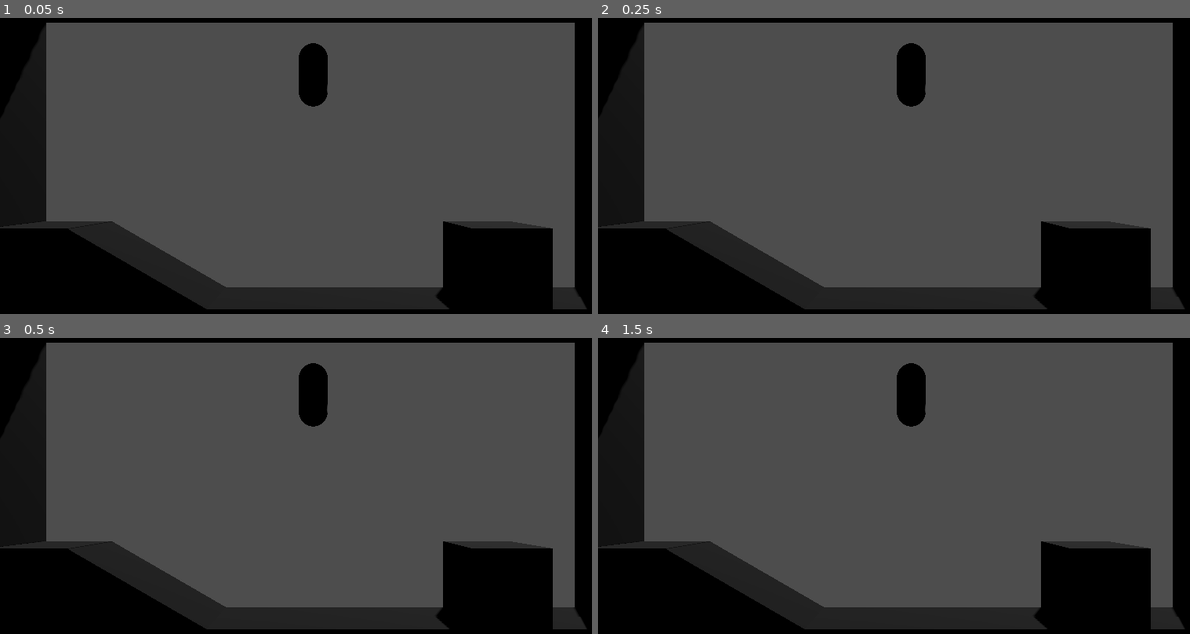
Above: before the commit, frames 1-4 (two rows, left to right).
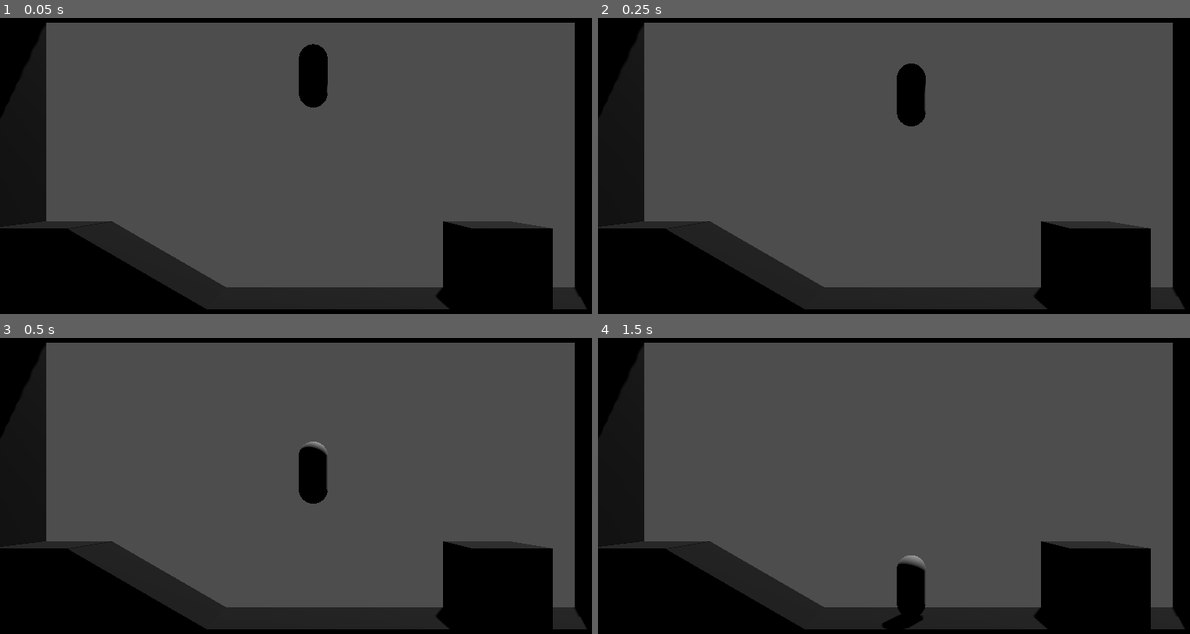
Above: after the commit, the same moments.

Repository: CaptainTiki/CastleMegaTroid
Game: Godot game, scene res://playground.tscn
Same seed, same stepped clock (60 frames per second), same inputs: the game is played once before the commit and once after it.
Inputs:
- Up to frame 1 (0.05 s): no input
- Up to frame 2 (0.25 s): no input
- Up to frame 3 (0.5 s): no input
- Up to frame 4 (1.5 s): hold D (right) 0.53-1.28 s; tap Enter at 1.25 s; hold S (down) from 1.28 s (still down)

The runs differ from the first frame. In frame 1, less than 0.1% of the frame differs, in the area x 50-56%, y 8-31%; in frame 2, 0.7%; in frame 3, 1.8%; in frame 4, 2.0%, in the area x 48-56%, y 8-99%.

Commit message:
Player StateMachine

Diff:
--- a/player/player.gd
+++ b/player/player.gd
@@ -3,10 +3,63 @@
 
 #region /// State Machine Variables ///
 var states : Array[ PlayerState ]
+var current_state : PlayerState :
+	get : return states.front()
+var previous_state : PlayerState :
+	get : return states[ 1 ]
 #endregion
 
+#region /// Standard Variables ///
+var direction : Vector2 = Vector2.ZERO
+var gravity : float = -16.5
+#endregion
+
+func _ready() -> void:
+	initialize_states()
+
+func _unhandled_input( event: InputEvent ) -> void:
+	change_state( current_state.handle_input( event ) )
+
 func _process(delta: float) -> void:
-	pass
+	update_direction()
+	change_state( current_state.process(delta) )
 
 func _physics_process(delta: float) -> void:
-	pass
+	velocity.y += gravity * delta
+	change_state( current_state.physics_process(delta) )
+	move_and_slide()
+
+
+func initialize_states() -> void:
+	states = []
+	for c in $States.get_children():
+		if c is PlayerState:
+			states.append( c )
+			c.player = self
+
+	if states.size() == 0:
+		return
+
+	for state in states:
+		state.init()
+
+	change_state(current_state)
+	current_state.enter()
+
+
+func change_state( new_state : PlayerState ) -> void:
+	if new_state == null:
+		return
+	elif new_state == current_state:
+		return
+
+	if current_state:
+		current_state.exit()
+
+	states.push_front(new_state)
+	current_state.enter()
+	states.resize( 3 ) #this keeps the states array - only 3 elements.
+
+func update_direction() -> void:
+	#var prev_direction : Vector2 = direction
+	direction = Input.get_vector("left", "right", "up", "down")
--- a/player/player.tscn
+++ b/player/player.tscn
@@ -1,6 +1,8 @@
 [gd_scene format=3 uid="uid://5crhnglncl2x"]
 
 [ext_resource type="Script" uid="uid://dyb5pvuccqumt" path="res://player/player.gd" id="1_oul6g"]
+[ext_resource type="Script" uid="uid://2ad6xpyaxx5g" path="res://player/states/idle.gd" id="2_g1dw6"]
+[ext_resource type="Script" uid="uid://b8i55q62wumnx" path="res://player/states/run.gd" id="3_yw30f"]
 
 [sub_resource type="CapsuleShape3D" id="CapsuleShape3D_bhunq"]
 radius = 0.4
@@ -21,3 +23,11 @@
 [node name="MeshInstance3D" type="MeshInstance3D" parent="." unique_id=1053618604]
 transform = Transform3D(1, 0, 0, 0, 1, 0, 0, 0, 1, 0, 0.85, 0)
 mesh = SubResource("CapsuleMesh_bhunq")
+
+[node name="States" type="Node" parent="." unique_id=640858217]
+
+[node name="Idle" type="Node" parent="States" unique_id=480183873]
+script = ExtResource("2_g1dw6")
+
+[node name="Run" type="Node" parent="States" unique_id=2030484977]
+script = ExtResource("3_yw30f")
--- /dev/null
+++ b/player/states/idle.gd
@@ -0,0 +1,21 @@
+extends PlayerState
+class_name PlayerIdleState
+
+
+func init() -> void:
+	pass
+
+func enter() -> void:
+	pass
+
+func exit() -> void:
+	pass
+
+func handle_input( _event : InputEvent ) -> PlayerState:
+	return next_state
+
+func process(_delta: float) -> PlayerState:
+	return next_state
+
+func physics_process(_delta: float) -> PlayerState:
+	return next_state
--- /dev/null
+++ b/player/states/run.gd
@@ -0,0 +1,20 @@
+extends PlayerState
+class_name PlayerRunState
+
+func init() -> void:
+	pass
+
+func enter() -> void:
+	pass
+
+func exit() -> void:
+	pass
+
+func handle_input( _event : InputEvent ) -> PlayerState:
+	return next_state
+
+func process(_delta: float) -> PlayerState:
+	return next_state
+
+func physics_process(_delta: float) -> PlayerState:
+	return next_state
Not shown, added: player/states/idle.gd.uid
Not shown, added: player/states/run.gd.uid
